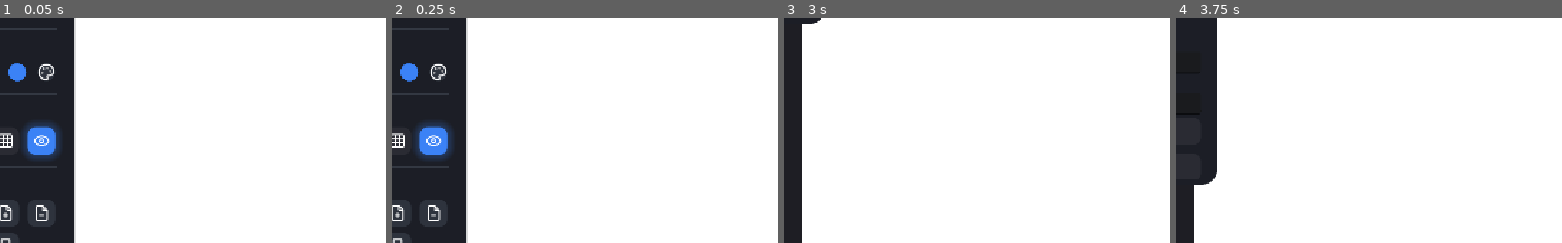
Above: before the commit, frames 1-4 (left to right).
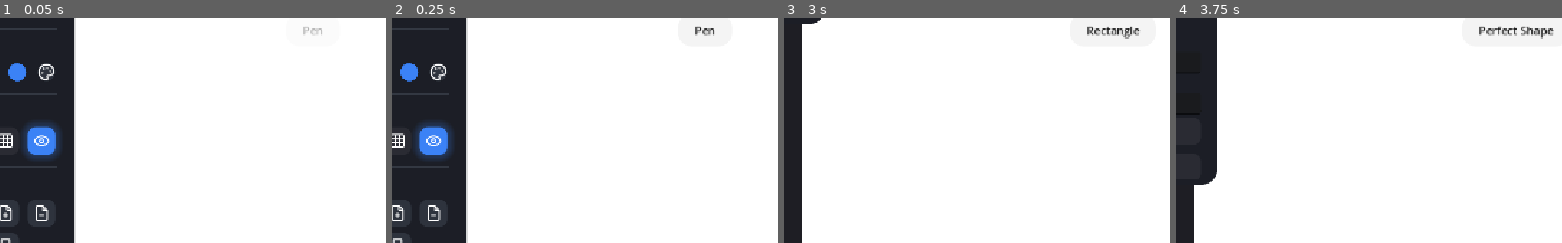
Above: after the commit, the same moments.

Repository: OmarSaez/plan-2d
Game: Godot game, scene res://src/main.tscn
Two runs of this game, one before a commit and one after it. Both use one fixed random seed, a clock stepped at 60 frames per second and the inputs below. This scene is started directly instead of the project's main scene.
Inputs (mouse positions are % of the whole screen's width and height, from its top left):
- Up to frame 1 (0.05 s): no input
- Up to frame 2 (0.25 s): no input
- Up to frame 3 (3 s): click (18, 10) at 0.5 s; click (4, 23) at 1.25 s; click (8, 23) at 2 s; click (13, 23) at 2.75 s
- Up to frame 4 (3.75 s): click (4, 31) at 3.5 s
The pictures show only the part of the screen within x 12-62%, y 34-84%; the shares and areas given below are measured in that part.

The runs differ from the first frame. In frame 1, 0.1% of the frame differs, in the area x 78-84%, y 4-8%; in frame 2, 0.2%; in frame 3, 0.5%; in frame 4, 0.6%, in the area x 78-98%, y 3-10%.

Commit message:
Se agrega indicador de nombre de herramienta de dibujo selecionada

Diff:
--- a/src/ui/main_ui.gd
+++ b/src/ui/main_ui.gd
@@ -40,6 +40,12 @@
 
 var is_collapsed: bool = false
 var base_content_height: float = 0.0
+var paper_rect: Rect2
+var zoom_factor: float = 1.0
+
+var tool_toast_panel: PanelContainer
+var tool_toast_label: Label
+var tool_toast_tween: Tween
 var is_settings_open: bool = false
 
 func _ready() -> void:
@@ -92,6 +98,7 @@
 	_setup_color_options()
 	_setup_auto_measure_btn()
 	_setup_archivo_buttons()
+	_setup_tool_toast()
 
 	var layer_panel = load("res://src/ui/layer_panel.gd").new()
 	layer_panel.set_anchors_preset(Control.PRESET_BOTTOM_RIGHT)
@@ -401,6 +408,18 @@
 	label_btn.set_active(tool_id == "label")
 	eraser_btn.set_active(tool_id == "eraser")
 
+	var tool_names = {
+		"pen": "UI_TOOL_PEN",
+		"ruler": "UI_TOOL_RULER",
+		"rectangle": "UI_TOOL_RECTANGLE",
+		"perfect": "UI_TOOL_PERFECT",
+		"label": "UI_TOOL_LABEL",
+		"eraser": "UI_TOOL_ERASER"
+	}
+	var t_key = tool_names.get(tool_id, "")
+	if t_key != "":
+		show_tool_toast(tr(t_key))
+
 	if tool_id != "perfect":
 		_animate_dim_panel(false)
 
@@ -422,6 +441,50 @@
 
 func _on_eraser_pressed() -> void:
 	EventBus.tool_selected.emit("eraser")
+
+func _setup_tool_toast() -> void:
+	tool_toast_panel = PanelContainer.new()
+	var sb = StyleBoxFlat.new()
+	sb.bg_color = Color(0.95, 0.95, 0.95, 0.9)
+	sb.corner_radius_top_left = 20
+	sb.corner_radius_top_right = 20
+	sb.corner_radius_bottom_left = 20
+	sb.corner_radius_bottom_right = 20
+	sb.content_margin_left = 24
+	sb.content_margin_right = 24
+	sb.content_margin_top = 12
+	sb.content_margin_bottom = 12
+	tool_toast_panel.add_theme_stylebox_override("panel", sb)
+
+	tool_toast_label = Label.new()
+	tool_toast_label.add_theme_color_override("font_color", Color(0.1, 0.1, 0.1))
+	tool_toast_label.add_theme_font_size_override("font_size", 16)
+	tool_toast_label.horizontal_alignment = HORIZONTAL_ALIGNMENT_CENTER
+
+	tool_toast_panel.add_child(tool_toast_label)
+
+	tool_toast_panel.set_anchors_and_offsets_preset(Control.PRESET_CENTER)
+	tool_toast_panel.position.y -= 100 # Un poco arriba del centro
+
+	tool_toast_panel.mouse_filter = Control.MOUSE_FILTER_IGNORE
+	tool_toast_label.mouse_filter = Control.MOUSE_FILTER_IGNORE
+
+	tool_toast_panel.modulate.a = 0
+	add_child(tool_toast_panel)
+
+func show_tool_toast(text: String) -> void:
+	if not tool_toast_panel: return
+	tool_toast_label.text = text
+
+	move_child(tool_toast_panel, get_child_count() - 1)
+
+	if tool_toast_tween:
+		tool_toast_tween.kill()
+
+	tool_toast_tween = create_tween()
+	tool_toast_tween.tween_property(tool_toast_panel, "modulate:a", 1.0, 0.15)
+	tool_toast_tween.tween_interval(1.0)
+	tool_toast_tween.tween_property(tool_toast_panel, "modulate:a", 0.0, 0.3)
 
 func _animate_dim_panel(show: bool) -> void:
 	var tw = create_tween().set_trans(Tween.TRANS_CUBIC).set_ease(Tween.EASE_OUT)
--- a/translations.csv
+++ b/translations.csv
@@ -14,6 +14,11 @@
 MODE_AREA,By Area,Por Área,Por Área
 MODE_STROKE,By Stroke,Por Trazos,Por Traços
 UI_TOOL_LABEL,Selector,Selector,Seletor
+UI_TOOL_PEN,Pen,Lápiz,Lápis
+UI_TOOL_RULER,Ruler,Regla,Régua
+UI_TOOL_RECTANGLE,Rectangle,Rectángulo,Retângulo
+UI_TOOL_PERFECT,Perfect Shape,Figura Perfecta,Figura Perfeita
+UI_TOOL_ERASER,Eraser,Borrador,Borracha
 UI_MEASUREMENT_UNIT,Measurement Unit,Unidad de Medida,Unidade de Medida
 UNIT_MM,Millimeters (mm),Milímetros (mm),Milímetros (mm)
 UNIT_CM,Centimeters (cm),Centímetros (cm),Centímetros (cm)
Binary file changed: translations.en.translation
Binary file changed: translations.es.translation
Binary file changed: translations.pt.translation
